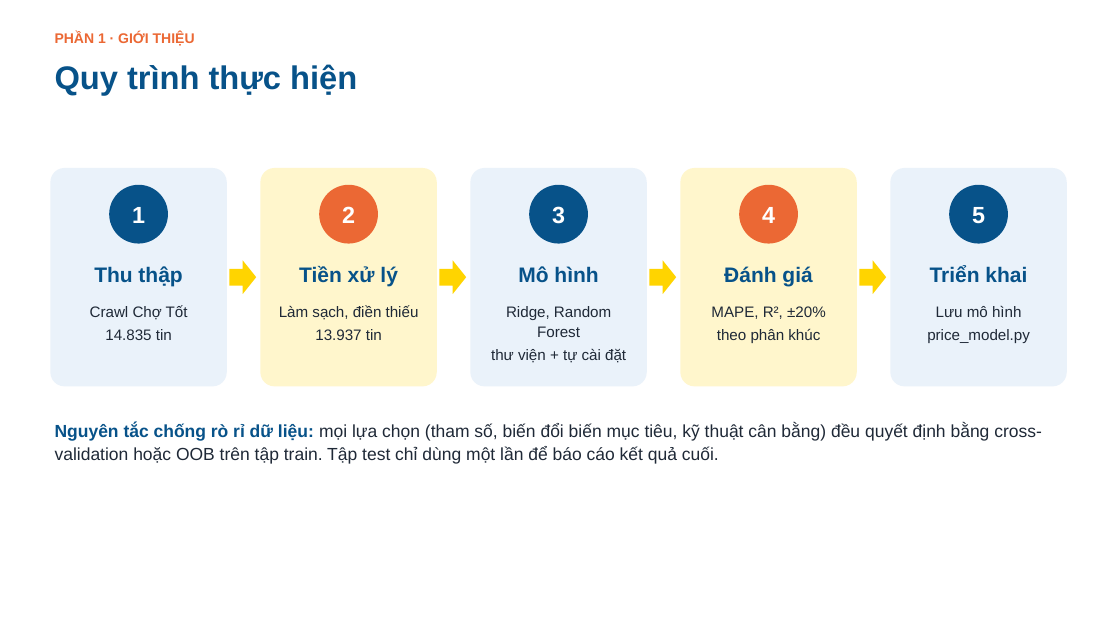
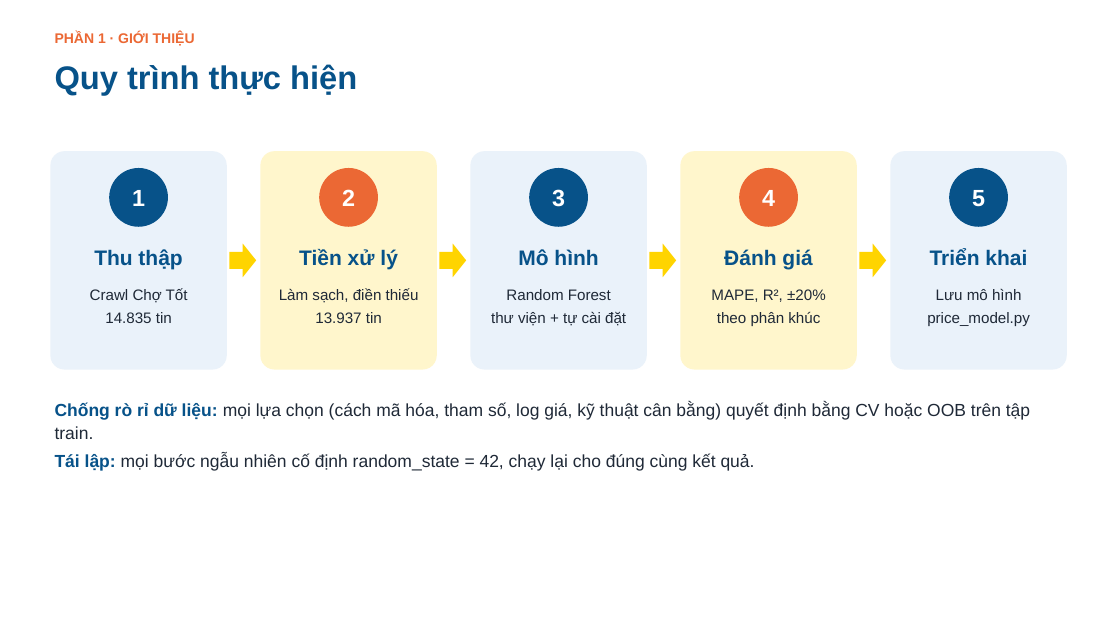
Before and after one commit to tiendc57/DataScience, a slide deck: slide 4 of slides/Bao_cao_Du_doan_gia_o_to.pptx (slide 5 before the commit). Drawn at 1120x630 pixels with LibreOffice and Linux fonts; fonts in the diff are those of the drawing; background and template pictures are left out. Boxes give left, top, right and bottom in pixels: in the first picture for what was removed or moved away, otherwise in the second. Text is boxed around its words. In the diff, an @@ line names an element or a change of style, - is before the commit and + after.

```diff
--- a/slides/Bao_cao_Du_doan_gia_o_to.pptx
+++ b/slides/Bao_cao_Du_doan_gia_o_to.pptx
@@ 10 texts, 5 ellipses, 5 rounded rectangles, 4 right arrows moved together from (x1=50, y1=168, x2=1067, y2=386) to (x1=50, y1=151, x2=1067, y2=370) @@
@@ text at (x1=506, y1=289, x2=611, y2=300): text changed @@
-Ridge, Random Forest
+Random Forest
@@ text at (x1=55, y1=403, x2=1030, y2=439): text changed @@
-Nguyên tắc chống rò rỉ dữ liệu: mọi lựa chọn (tham số, biến đổi biến mục tiêu, kỹ thuật cân bằng) đều quyết định bằng cross-validation hoặc OOB trên tập train. Tập test chỉ dùng một lần để báo cáo kết quả cuối.
+Chống rò rỉ dữ liệu: mọi lựa chọn (cách mã hóa, tham số, log giá, kỹ thuật cân bằng) quyết định bằng CV hoặc OOB trên tập train.
@@ text added at (x1=55, y1=453, x2=755, y2=471), 15 pt, text #1F2937 @@
+Tái lập: mọi bước ngẫu nhiên cố định random_state = 42, chạy lại cho đúng cùng kết quả.
```
Also in this commit, not shown: 15 other slides changed, 18 slides added, 18 slides removed, 18 other files.
